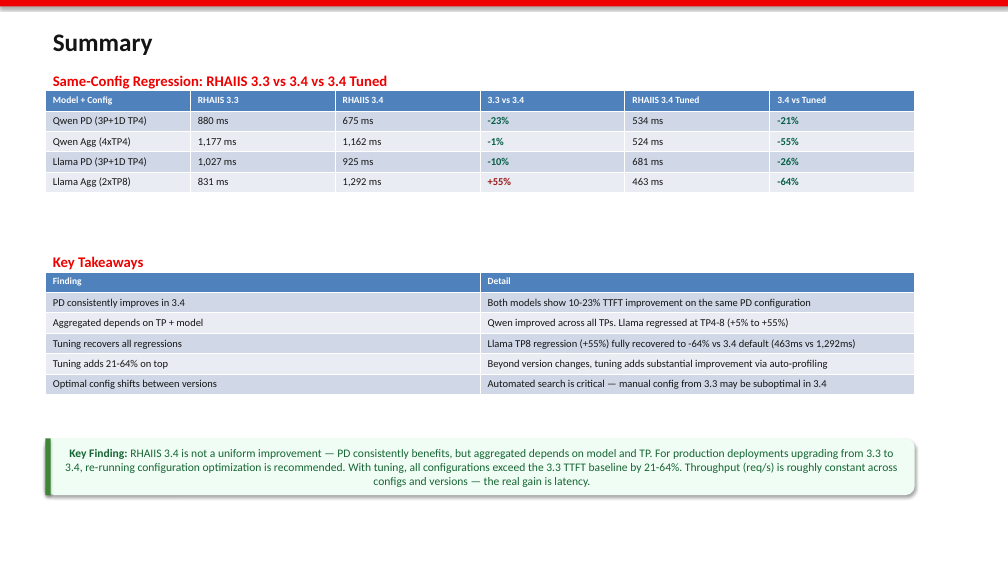
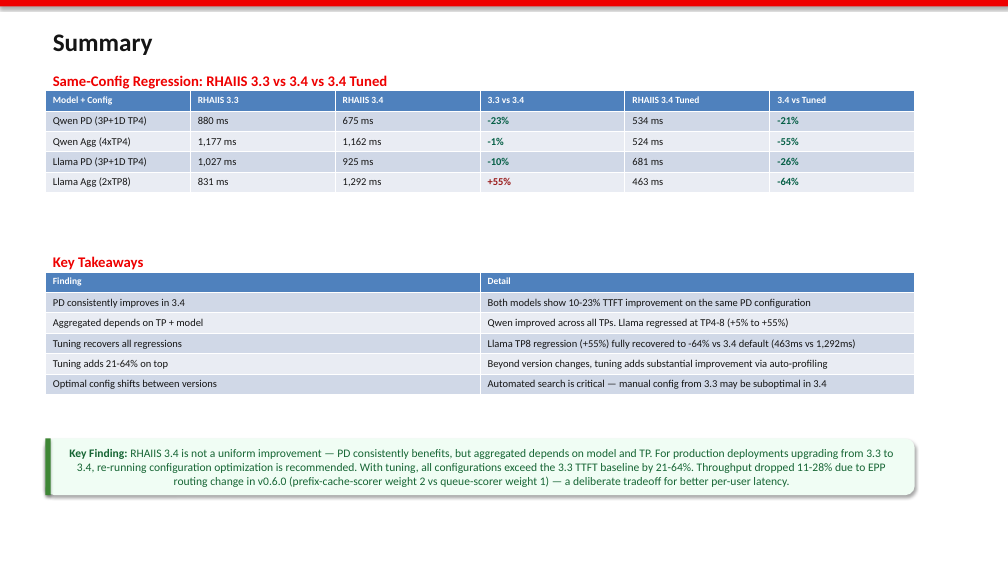
Before and after one commit to openshift-psap/serveit-studio, a slide deck: slide 8 of docs/regression-slides.pptx. Drawn at 1008x567 pixels with LibreOffice and Linux fonts; fonts in the diff are those of the drawing. Boxes give left, top, right and bottom in pixels: in the first picture for what was removed or moved away, otherwise in the second. Text is boxed around its words. In the diff, an @@ line names an element or a change of style, - is before the commit and + after.

```diff
--- a/docs/regression-slides.pptx
+++ b/docs/regression-slides.pptx
@@ text in rounded rectangle at bbox=[69, 449, 894, 487]: text changed @@
-Key Finding: RHAIIS 3.4 is not a uniform improvement — PD consistently benefits, but aggregated depends on model and TP. For production deployments upgrading from 3.3 to 3.4, re-running configuration optimization is recommended. With tuning, all configurations exceed the 3.3 TTFT baseline by 21-64%. Throughput (req/s) is roughly constant across configs and versions — the real gain is latency.
+Key Finding: RHAIIS 3.4 is not a uniform improvement — PD consistently benefits, but aggregated depends on model and TP. For production deployments upgrading from 3.3 to 3.4, re-running configuration optimization is recommended. With tuning, all configurations exceed the 3.3 TTFT baseline by 21-64%. Throughput dropped 11-28% due to EPP routing change in v0.6.0 (prefix-cache-scorer weight 2 vs queue-scorer weight 1) — a deliberate tradeoff for better per-user latency.
```
Also in this commit, not shown: 2 other slides changed.
